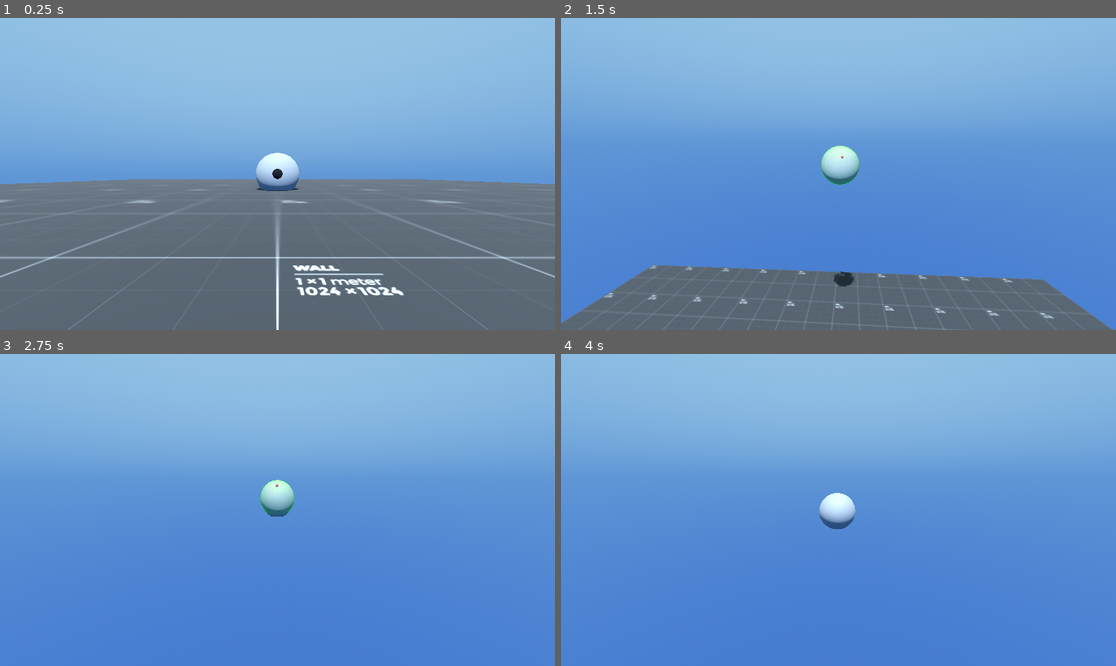
Above: before the commit, frames 1-4 (two rows, left to right).
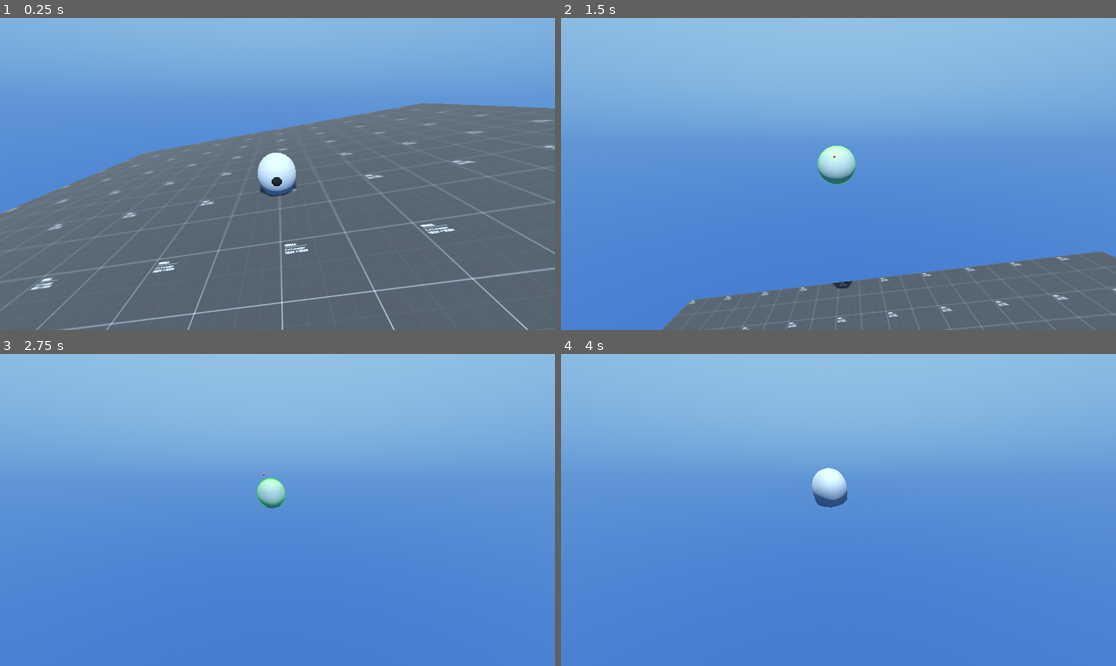
Above: after the commit, the same moments.

Repository: SlyZ1/Physics-Based-Bodies
Game: Godot game, scene res://scene/simple_squishy.tscn
Two runs of this game, one before a commit and one after it. Both use one fixed random seed, a clock stepped at 60 frames per second and the inputs below.
Inputs (mouse positions are in pixels of both pictures, inside the frame that each line leads up to):
- Up to frame 1 (0.25 s): no input
- Up to frame 2 (1.5 s): move the mouse to (866, 174) at 0.52 s; hold W (forward) from 0.53 s (still down); tap G (gizmos) at 0.6 s; tap Space (jump) at 0.77 s; move the mouse to (810, 174) at 1.27 s; tap Shift (shift) at 1.35 s
- Up to frame 3 (2.75 s): keep holding W (forward); tap Space (jump) at 1.52 s; move the mouse to (288, 503) at 2.02 s; hold Z from 2.03 s (still down)
- Up to frame 4 (4 s): keep holding W (forward); move the mouse to (832, 516) at 2.77 s; release Z at 2.78 s; tap Q at 2.85 s; tap Space (jump) at 3.02, 3.77 s; move the mouse to (877, 513) at 3.52 s; tap G (gizmos) at 3.6 s

The runs differ from the first frame. In frame 1, 41% of the frame differs, in the area x 0-100%, y 13-100%; in frame 2, 9.1%; in frame 3, 0.6%; in frame 4, 1.1%.

Commit message:
Fix movement and jump inconsistencies

Diff:
--- a/squishy-game/scene/simple_squishy.tscn
+++ b/squishy-game/scene/simple_squishy.tscn
@@ -45,7 +45,7 @@
 [node name="SimpleSquishy" type="Node3D"]
 
 [node name="Ground" type="MeshInstance3D" parent="."]
-transform = Transform3D(10, 0, 0, 0, 10, 0, 0, 0, 10, 0, -0.3, 0)
+transform = Transform3D(9.84808, -1.73648, 0, 1.73648, 9.84808, 0, 0, 0, 10, 0, -0.3, 0)
 mesh = SubResource("PlaneMesh_nkany")
 surface_material_override/0 = SubResource("StandardMaterial3D_au4dg")
 
@@ -66,6 +66,7 @@
 jump_force = 15.0
 g = 20.0
 air_damping = 0.01
+friction_factor = 0.0
 m = 0.2
 center_damping = 4.0
 aero_factor = 10.0
@@ -112,7 +113,7 @@
 skeleton = NodePath("../../Squish")
 
 [node name="CameraContainer" type="Node3D" parent="." node_paths=PackedStringArray("target", "camera")]
-transform = Transform3D(0.245, 0, 0, 0, 0.245, 0, 0, 0, 0.245, 0, 0.262103, 1.62728)
+transform = Transform3D(0.245, 0, 0, 0, 0.229209, 0.0865333, 0, -0.0865333, 0.229209, 0, 0.262103, 1.62728)
 script = ExtResource("4_8bwax")
 target = NodePath("../Squish/Center")
 camera = NodePath("Camera3D")
--- a/squishy-game/scripts/cpu/squish_body/move_squishy.gd
+++ b/squishy-game/scripts/cpu/squish_body/move_squishy.gd
@@ -21,17 +21,17 @@
 
 func _process(delta: float) -> void:
 	anchor_vel = squishy.anchor_vel
-	squishy.add_glob_acc(get_move_force())
+	squishy.add_glob_vel(get_move_force() * delta)
 
 	if squishy.is_colliding:
 		var u = anchor_vel.normalized()
 		var dot_vel: float = u.dot(squishy.glob_vel)
 		var tang_vel: Vector3 = squishy.glob_vel - u * dot_vel
 		var ground_frict: Vector3 = -tang_vel * ground_friction
-		squishy.add_glob_acc(ground_frict)
+		squishy.add_glob_vel(ground_frict * delta)
 	else:
 		var u = Vector3.UP
 		var dot_vel: float = u.dot(squishy.glob_vel)
 		var tang_vel: Vector3 = squishy.glob_vel - u * dot_vel
 		var air_frict: Vector3 = -tang_vel * air_friction
-		squishy.add_glob_acc(air_frict)
+		squishy.add_glob_vel(air_frict * delta)
--- a/squishy-game/scripts/cpu/squish_body/simple_squishy.gd
+++ b/squishy-game/scripts/cpu/squish_body/simple_squishy.gd
@@ -94,6 +94,13 @@
 	squeleton_center *= 0
 	pos_center *= 0
 
+func get_local_basis() -> Basis:
+	var up: Vector3 = Vector3.UP if anchor_vel.length_squared() < 1e-5 else anchor_vel.normalized()
+	var ref: Vector3 = Vector3.FORWARD if abs(up.dot(Vector3.RIGHT)) > 0.9 else Vector3.RIGHT
+	var right: Vector3 = up.cross(ref).normalized()
+	var forward: Vector3 = right.cross(up).normalized()
+	return Basis(right, up, forward)
+
 func _ready() -> void:
 	mesh = MeshUtils.create_icosphere(0.5, 4)
 	anchor_point_arr = MeshUtils.get_vertices(mesh)
@@ -140,16 +147,12 @@
 
 	return vel
 
+
 func _compute_MD(center: Vector3) -> Vector3:
 	if !is_colliding: return Vector3.ZERO
 
 	var mean: Vector3
-	var defo_basis: Basis
-	var up: Vector3 = anchor_vel.normalized()
-	var ref: Vector3 = Vector3.FORWARD if abs(up.dot(Vector3.RIGHT)) > 0.9 else Vector3.RIGHT
-	var right: Vector3 = up.cross(ref).normalized()
-	var forward: Vector3 = right.cross(up).normalized()
-	defo_basis = Basis(right, up, forward)
+	var defo_basis: Basis = get_local_basis()
 	for i in range(N):
 		var u: Vector3 = defo_basis.transposed() * (pos[i] - center)
 		u.y = abs(u.y)
@@ -162,7 +165,10 @@
 func _integrate(dt: float) -> void:
 	glob_acc += _compute_glob_acc(dt)
 	glob_vel += _compute_glob_vel(dt)
-	glob_vel = glob_vel.limit_length(max_velocity)
+	var loc_basis: Basis = get_local_basis()
+	glob_vel = loc_basis.transposed() * glob_vel
+	glob_vel.y = clamp(glob_vel.y, -max_velocity, max_velocity)
+	glob_vel = loc_basis * glob_vel
 
 	var mean_deformation: Vector3 = _compute_MD(pos_center) / 0.01
 	for i in range(N):
@@ -242,14 +248,14 @@
 
 func _refresh_mesh() -> void:
 	var vertices = MeshUtils.smooth_mesh(mesh, pos, neighbours, smooth_factor)
+	var mesh_center: Vector3 = MeshUtils.get_center(vertices)
 	mesh = MeshUtils.set_vertices(mesh, vertices)
-	center_node.global_position = global_transform * MeshUtils.get_center(vertices)
+	center_node.global_position = global_transform * mesh_center
 	custom_aabb = AABB()
 
 var pause = false
 func _process(dt: float) -> void:
-	dt = clamp(dt, 0, 0.05)
-	#dt /= 3
+	_handle_fps()
 	if Input.is_action_just_pressed("gizmos"):
 		center_gizmo.get_parent_node_3d().visible = !center_gizmo.get_parent_node_3d().visible
 	if Input.is_action_just_pressed("pause"): pause = !pause
@@ -257,4 +263,3 @@
 
 	_refresh_mesh()
 	_handle_gizmos()
-	_handle_fps()
--- a/squishy-game/scripts/cpu/useful/mesh_utils.gd
+++ b/squishy-game/scripts/cpu/useful/mesh_utils.gd
@@ -121,6 +121,18 @@
 	arr_mesh.add_surface_from_arrays(Mesh.PRIMITIVE_TRIANGLES, surface)
 	return arr_mesh
 
+static func fast_set_vertices(mesh: Mesh, mesh_rid: RID, vertices: PackedVector3Array, bounds: AABB) -> void:
+	var surface: Array = mesh.surface_get_arrays(0)
+	surface[Mesh.ARRAY_VERTEX] = vertices
+	RenderingServer.mesh_surface_update_vertex_region(
+		mesh_rid, 0, 0,
+		vertices.to_byte_array()
+	)
+	RenderingServer.mesh_set_custom_aabb(
+		mesh_rid,
+		bounds
+	)
+
 static func set_triangles(mesh: Mesh, triangles: PackedInt32Array) -> ArrayMesh:
 	var surface: Array = mesh.surface_get_arrays(0)
 	surface[Mesh.ARRAY_INDEX] = triangles
